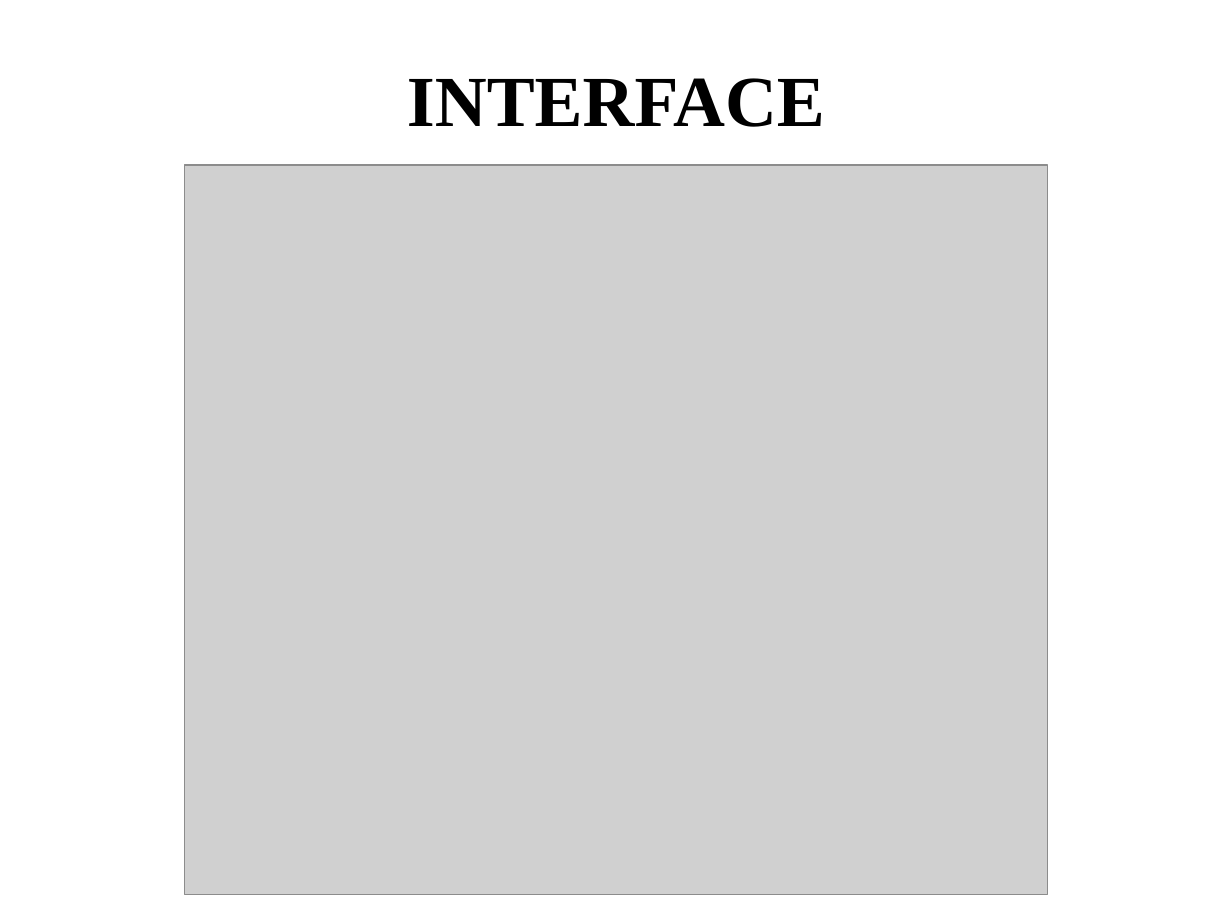
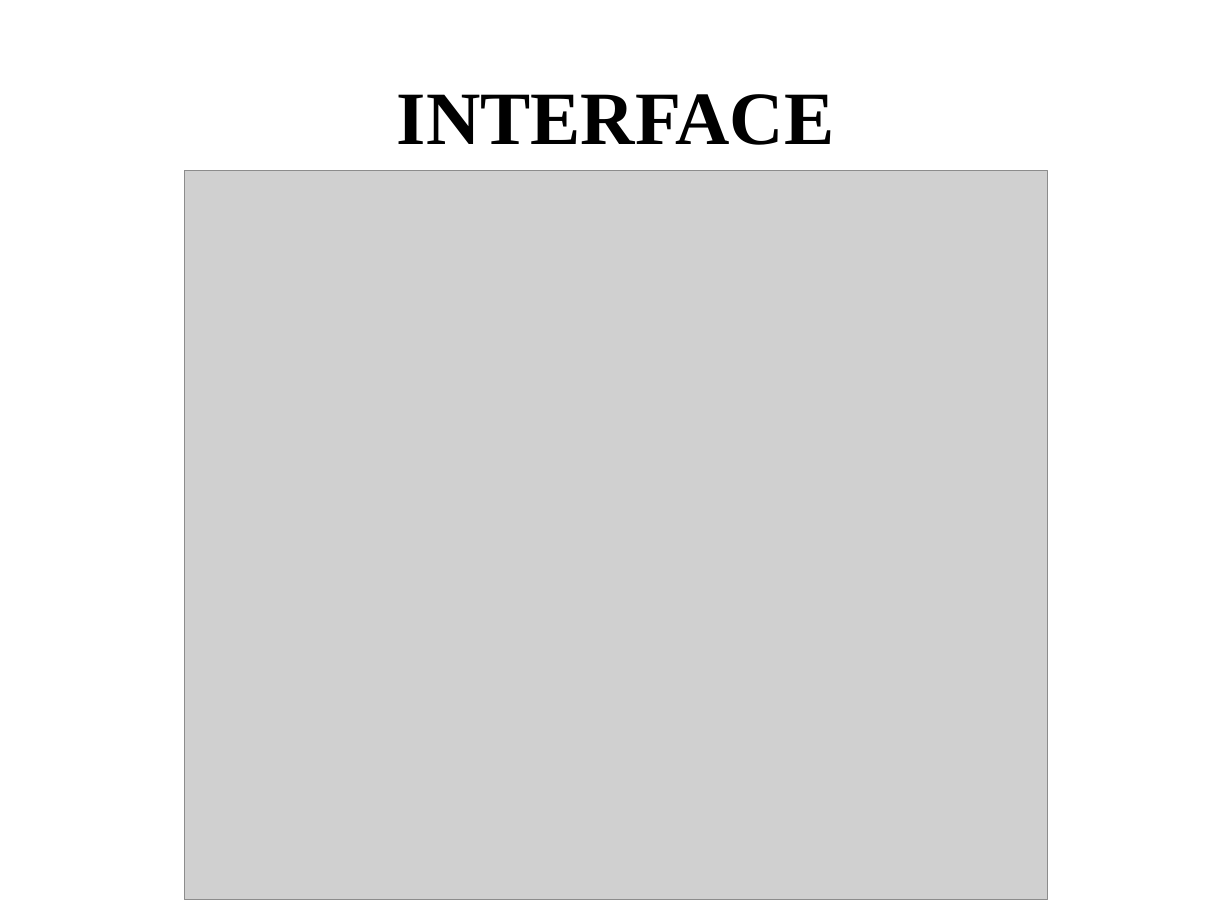
Before and after one commit to jplgarcia/INF1771-IA, a slide deck: slide 5 of T2/Documentação e Relatório/Trab2.pptx. Drawn at 1232x924 pixels with LibreOffice and Linux fonts; fonts in the diff are those of the drawing; grey boxes stand for pictures. Boxes give left, top, right and bottom in pixels: in the first picture for what was removed or moved away, otherwise in the second. Text is boxed around its words. In the diff, an @@ line names an element or a change of style, - is before the commit and + after.

Commit message:
pp

```diff
--- a/T2/Documentação e Relatório/Trab2.pptx
+++ b/T2/Documentação e Relatório/Trab2.pptx
@@ title "INTERFACE": place and size @@
-title "INTERFACE" at [407,78,825,127]
+title "INTERFACE" at [397,94,835,145]
@@ title "INTERFACE" at [397,94,835,145]: size 42 to 44 pt @@
@@ picture: place and size @@
-picture at [185,165,1048,894]
+picture at [185,171,1048,901]
```
Also in this commit, not shown: 1 slide added.
